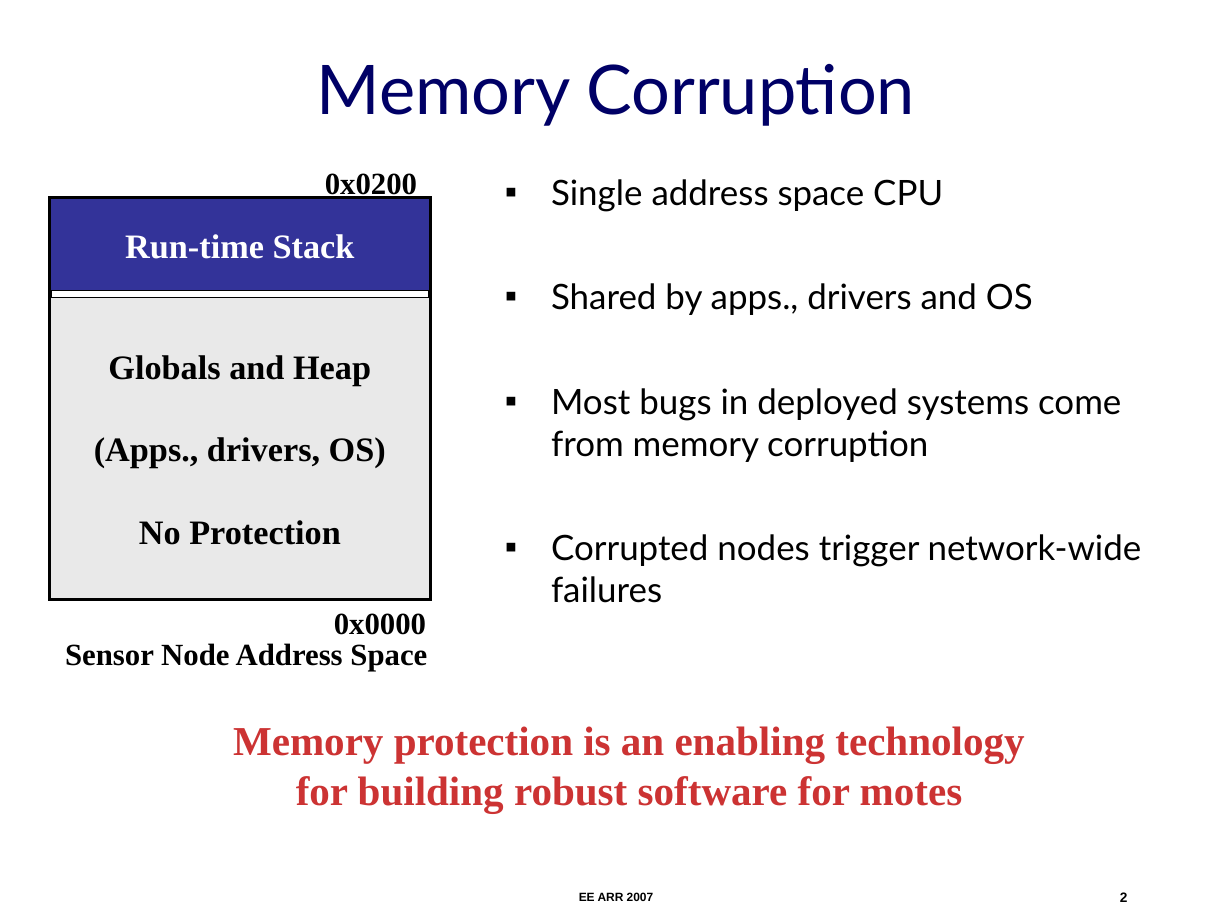
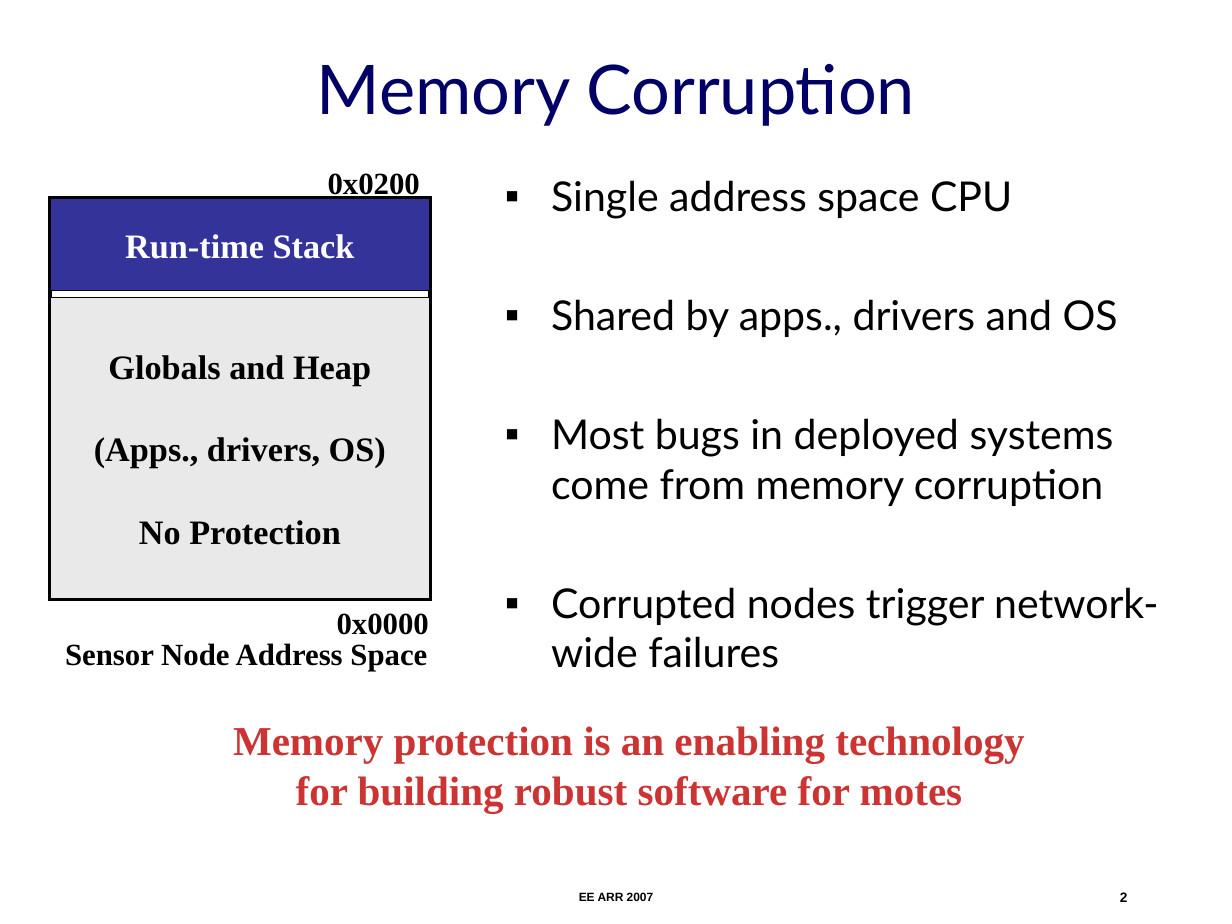
Before and after one commit to nesl/umpu, a slide deck: slide 2 of docs/ee-arr-2007/ee-arr.ppt. Drawn at 1232x924 pixels with LibreOffice and Linux fonts; fonts in the diff are those of the drawing. Boxes give left, top, right and bottom in pixels: in the first picture for what was removed or moved away, otherwise in the second. Text is boxed around its words. In the diff, an @@ line names an element or a change of style, - is before the commit and + after.

```diff
--- a/docs/ee-arr-2007/ee-arr.ppt
+++ b/docs/ee-arr-2007/ee-arr.ppt
@@ text "Single address space CPU" at [551,180,1158,668]: size 20.4 to 24 pt @@
```
Also in this commit, not shown: 19 other slides changed.
